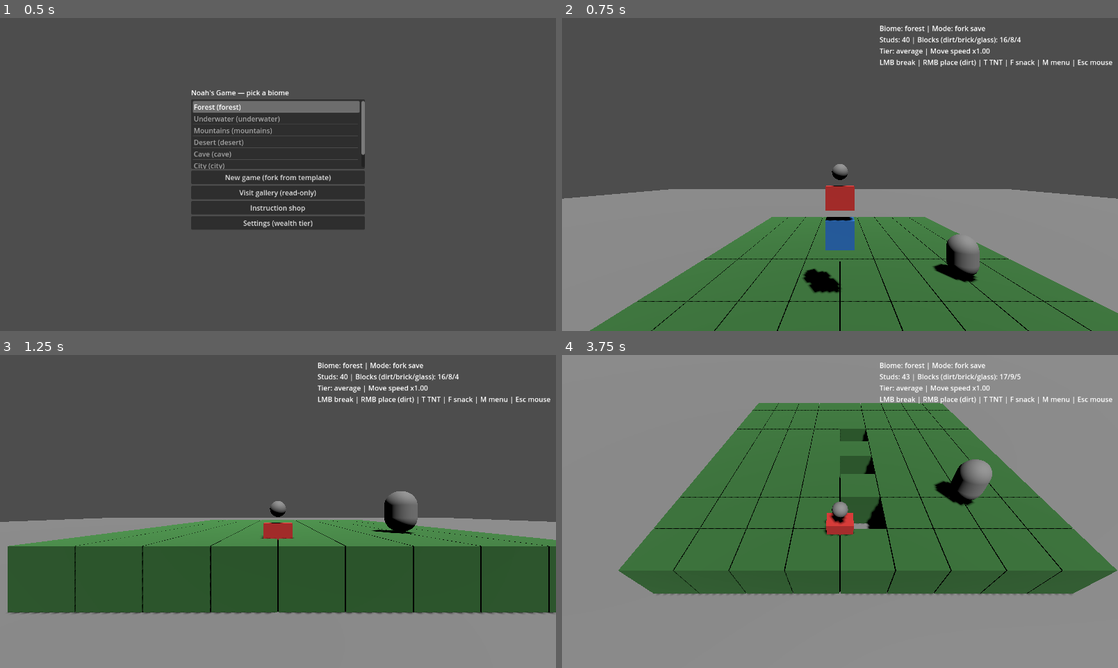
Above: before the commit, frames 1-4 (two rows, left to right).
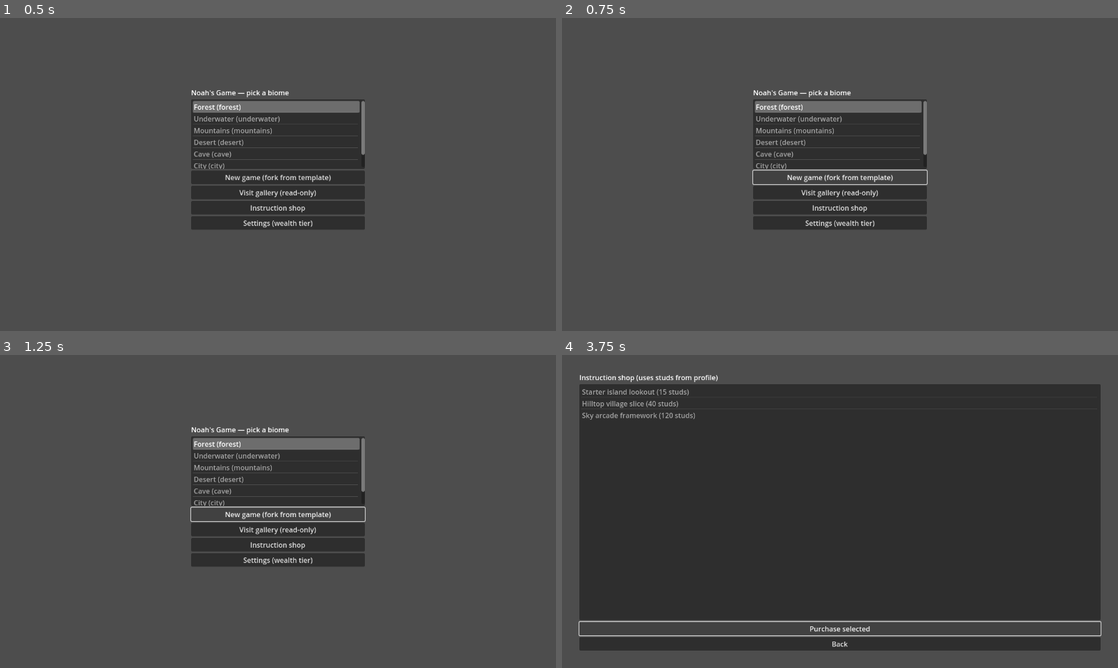
Above: after the commit, the same moments.

Repository: ridegoodwaves/noahs-game
Game: Godot game, scene res://scenes/ui/main_menu.tscn
The game is run twice, just before and just after one commit, with the same random seed, the same clock (stepped at 60 frames per second) and the same inputs.
Inputs (mouse positions are in pixels of both pictures, inside the frame that each line leads up to):
- Up to frame 1 (0.5 s): no input
- Up to frame 2 (0.75 s): click "New game (fork from template)" at 0.5 s
- Up to frame 3 (1.25 s): no input
- Up to frame 4 (3.75 s): click (840, 514) at 1.25 s, where only the run after the commit has a clickable "New game (fork from template)"; click (840, 530) at 2 s, where only the run after the commit has a clickable "Visit gallery (read-only)"; click (840, 545) at 2.75 s, where only the run after the commit has a clickable "Instruction shop"; click (840, 627) at 3.5 s, where only the run after the commit has a clickable "Purchase selected"

Frame 1 is identical in both runs. In frame 2, 53% of the frame differs, in the area x 0-100%, y 2-100%; in frame 3, 55%; in frame 4, 99%, in the area x 0-100%, y 0-100%.

Commit message:
feat(graphics): toy-brick mesh, layered lighting, and glass shader
Add procedural brick mesh with studs, per-block-type MultiMesh layers,
Environment resource with SSAO/glow on desktop, fill light, biome ambient
and underwater fog tuning via GraphicsConfig, and stylized glass shader
with correct transparency depth. Include web export smoke checklist.

Co-authored-by: ridegoodwaves <ridegoodwaves@users.noreply.github.com>

Diff:
--- a/project.godot
+++ b/project.godot
@@ -16,6 +16,7 @@
 SaveManager="*res://scripts/autoload/save_manager.gd"
 PlayerProfile="*res://scripts/autoload/player_profile.gd"
 GameFlow="*res://scripts/autoload/game_flow.gd"
+GraphicsConfig="*res://scripts/autoload/graphics_config.gd"
 
 [display]
 
--- /dev/null
+++ b/resources/environment/toy_diorama_env.tres
@@ -0,0 +1,16 @@
+[gd_resource type="Environment" format=3]
+
+[resource]
+background_mode = 1
+ambient_light_source = 2
+ambient_light_color = Color(0.78, 0.82, 0.9, 1)
+ambient_light_energy = 0.38
+tonemap_mode = 3
+tonemap_exposure = 1.05
+ss_reflections_enabled = false
+ssao_enabled = true
+ssao_radius = 1.2
+ssao_intensity = 2.0
+glow_enabled = true
+glow_intensity = 0.28
+glow_hdr_threshold = 0.85
--- /dev/null
+++ b/resources/shaders/stylized_glass.gdshader
@@ -0,0 +1,18 @@
+shader_type spatial;
+render_mode blend_mix, depth_draw_always, cull_back, diffuse_burley, specular_schlick_ggx;
+
+uniform vec4 base_color : source_color = vec4(0.55, 0.78, 0.92, 1.0);
+uniform float alpha : hint_range(0.0, 1.0) = 0.42;
+uniform float fresnel_power = 3.0;
+
+void fragment() {
+	vec3 N = normalize(NORMAL);
+	vec3 V = normalize(VIEW);
+	float fresnel = pow(clamp(1.0 - dot(N, V), 0.0, 1.0), fresnel_power);
+	vec3 col = base_color.rgb * (0.72 + 0.28 * fresnel);
+	ALBEDO = col;
+	ALPHA = alpha + fresnel * (1.0 - alpha) * 0.35;
+	ROUGHNESS = mix(0.18, 0.42, fresnel);
+	SPECULAR = 0.55;
+	METALLIC = 0.0;
+}
--- a/scenes/play_world.tscn
+++ b/scenes/play_world.tscn
@@ -1,7 +1,8 @@
-[gd_scene load_steps=6 format=3 uid="uid://play_world"]
+[gd_scene load_steps=8 format=3 uid="uid://play_world"]
 
 [ext_resource type="Script" path="res://scripts/play_world.gd" id="1"]
 [ext_resource type="PackedScene" path="res://scenes/player/player.tscn" id="2"]
+[ext_resource type="Environment" path="res://resources/environment/toy_diorama_env.tres" id="3_env"]
 
 [sub_resource type="PlaneMesh" id="PlaneMesh_g"]
 size = Vector2(80, 80)
@@ -20,9 +21,17 @@
 [node name="PlayWorld" type="Node3D"]
 script = ExtResource("1")
 
+[node name="WorldEnvironment" type="WorldEnvironment" parent="."]
+environment = ExtResource("3_env")
+
 [node name="Sun" type="DirectionalLight3D" parent="."]
 transform = Transform3D(0.866025, -0.433013, 0.25, 0, 0.5, 0.866025, -0.5, -0.75, 0.433013, 10, 18, 10)
 shadow_enabled = true
+
+[node name="FillLight" type="OmniLight3D" parent="."]
+transform = Transform3D(1, 0, 0, 0, 1, 0, 0, 0, 1, -10, 12, 8)
+color = Color(1, 0.94, 0.82)
+shadow_enabled = false
 
 [node name="Ground" type="StaticBody3D" parent="."]
 collision_layer = 1
--- /dev/null
+++ b/scripts/autoload/graphics_config.gd
@@ -0,0 +1,91 @@
+extends Node
+## Desktop vs Web rendering toggles.
+
+
+func is_web() -> bool:
+	return OS.get_name() == "Web"
+
+
+func tune_environment(env: Environment) -> void:
+	if env == null:
+		return
+	if is_web():
+		env.ssao_enabled = false
+		env.glow_enabled = false
+	else:
+		env.ssao_enabled = true
+		env.ssao_radius = 1.2
+		env.ssao_intensity = 2.0
+		env.glow_enabled = true
+		env.glow_intensity = 0.32
+		env.glow_hdr_threshold = 0.9
+
+
+func tune_directional_light(light: DirectionalLight3D) -> void:
+	if light == null:
+		return
+	if is_web():
+		light.shadow_opacity = 0.85
+		light.directional_shadow_mode = DirectionalLight3D.SHADOW_ORTHOGONAL
+	else:
+		light.shadow_enabled = true
+		light.light_energy = 1.15
+		light.shadow_blur = 1.2
+
+
+func tune_biome_ambient(env: Environment, biome: GameFlow.BiomeId) -> void:
+	if env == null:
+		return
+	var col := Color(0.78, 0.82, 0.9)
+	var energy := 0.38
+	match biome:
+		GameFlow.BiomeId.FOREST:
+			col = Color(0.72, 0.82, 0.68)
+			energy = 0.36
+		GameFlow.BiomeId.UNDERWATER:
+			col = Color(0.42, 0.62, 0.82)
+			energy = 0.52
+		GameFlow.BiomeId.MOUNTAINS:
+			col = Color(0.74, 0.78, 0.86)
+			energy = 0.36
+		GameFlow.BiomeId.DESERT:
+			col = Color(0.95, 0.88, 0.72)
+			energy = 0.45
+		GameFlow.BiomeId.CAVE:
+			col = Color(0.38, 0.36, 0.42)
+			energy = 0.26
+		GameFlow.BiomeId.CITY:
+			col = Color(0.78, 0.8, 0.88)
+			energy = 0.34
+		GameFlow.BiomeId.RURAL_TOWN:
+			col = Color(0.8, 0.82, 0.72)
+			energy = 0.37
+	env.ambient_light_color = col
+	env.ambient_light_energy = energy
+	if biome == GameFlow.BiomeId.UNDERWATER:
+		env.fog_enabled = true
+		env.fog_mode = Environment.FOG_MODE_EXPONENTIAL
+		env.fog_density = 0.022 if is_web() else 0.028
+		env.fog_light_color = Color(0.42, 0.62, 0.82)
+	else:
+		env.fog_enabled = false
+
+
+func tune_fill_light(light: OmniLight3D) -> void:
+	if light == null:
+		return
+	if is_web():
+		light.light_energy = 0.12
+		light.omni_range = 26.0
+	else:
+		light.light_energy = 0.22
+		light.omni_range = 42.0
+
+
+func tune_player_camera(cam: Camera3D) -> void:
+	if cam == null:
+		return
+	if is_web():
+		cam.fov = 58.0
+	else:
+		cam.fov = 52.0
--- a/scripts/play_world.gd
+++ b/scripts/play_world.gd
@@ -14,19 +14,30 @@
 @onready var _blocks_root: Node3D = $BlocksRoot
 @onready var _creature: Node3D = $TestCreature
 @onready var _hud: CanvasLayer = $HUD
-
-var _multimesh_instance: MultiMeshInstance3D
+@onready var _world_env: WorldEnvironment = $WorldEnvironment
+
+var _block_layers: Array[MultiMeshInstance3D] = []
 
 
 func _ready() -> void:
 	_biome = GameFlow.pending_biome
 	_gallery = GameFlow.gallery_mode
+	if _world_env and _world_env.environment:
+		GraphicsConfig.tune_environment(_world_env.environment)
+		GraphicsConfig.tune_biome_ambient(_world_env.environment, _biome)
+	var sun := get_node_or_null("Sun") as DirectionalLight3D
+	if sun:
+		GraphicsConfig.tune_directional_light(sun)
+	var fill := get_node_or_null("FillLight") as OmniLight3D
+	if fill:
+		GraphicsConfig.tune_fill_light(fill)
 	_load_world_state()
 	if _creature:
 		_creature.global_position = Vector3(3, 1, 3)
 		_creature.add_to_group("creature")
-	_setup_multimesh()
+	_setup_block_layers()
 	_player.global_position = _read_player_spawn()
+	_style_ground_plane()
 	_rebuild_blocks_visual()
 
 
@@ -76,47 +87,61 @@
 	return Vector3(0, 2, 4)
 
 
-func _setup_multimesh() -> void:
-	var cube := BoxMesh.new()
-	cube.size = Vector3.ONE * BlockWorld.CELL_SIZE * 0.98
-	_multimesh_instance = MultiMeshInstance3D.new()
-	var mm := MultiMesh.new()
-	mm.transform_format = MultiMesh.TRANSFORM_3D
-	mm.mesh = cube
-	_multimesh_instance.multimesh = mm
-	_blocks_root.add_child(_multimesh_instance)
-
-
-func _biome_base_color() -> Color:
-	match _biome:
-		GameFlow.BiomeId.FOREST:
-			return Color(0.22, 0.46, 0.22)
-		GameFlow.BiomeId.UNDERWATER:
-			return Color(0.25, 0.55, 0.72)
-		GameFlow.BiomeId.MOUNTAINS:
-			return Color(0.55, 0.55, 0.58)
-		GameFlow.BiomeId.DESERT:
-			return Color(0.85, 0.72, 0.45)
-		GameFlow.BiomeId.CAVE:
-			return Color(0.35, 0.28, 0.22)
-		GameFlow.BiomeId.CITY:
-			return Color(0.45, 0.45, 0.48)
-		GameFlow.BiomeId.RURAL_TOWN:
-			return Color(0.55, 0.62, 0.42)
-	return Color(0.5, 0.5, 0.5)
+func _setup_block_layers() -> void:
+	var brick_mesh := BrickMeshBuilder.build_toy_brick(BlockWorld.CELL_SIZE)
+	var accent := BrickMaterials.biome_accent(_biome)
+	var mats: Array[Material] = [
+		BrickMaterials.make_opaque_dirt(accent),
+		BrickMaterials.make_opaque_brick(accent),
+		BrickMaterials.make_glass(accent),
+	]
+	_block_layers.clear()
+	for i in range(3):
+		var mmi := MultiMeshInstance3D.new()
+		var mm := MultiMesh.new()
+		mm.transform_format = MultiMesh.TRANSFORM_3D
+		mm.mesh = brick_mesh
+		mmi.multimesh = mm
+		mmi.material_override = mats[i]
+		mmi.cast_shadow = GeometryInstance3D.SHADOW_CASTING_SETTING_ON
+		mmi.name = "Blocks_%d" % i
+		_blocks_root.add_child(mmi)
+		_block_layers.append(mmi)
+
+
+func _style_ground_plane() -> void:
+	var ground_mi := get_node_or_null("Ground/MeshInstance3D") as MeshInstance3D
+	if ground_mi == null:
+		return
+	var accent := BrickMaterials.biome_accent(_biome)
+	var mat := StandardMaterial3D.new()
+	mat.albedo_color = Color(0.35, 0.42, 0.32).lerp(accent, 0.35)
+	mat.roughness = 0.88
+	mat.metallic = 0.0
+	ground_mi.material_override = mat
+
+
+func _block_type_bucket(block_type: int) -> int:
+	return clampi(block_type % 3, 0, 2)
 
 
 func _rebuild_blocks_visual() -> void:
 	var cells := block_world.all_cells()
-	var mm := _multimesh_instance.multimesh
-	mm.instance_count = cells.size()
+	var buckets: Array = [[], [], []]
 	for i in range(cells.size()):
 		var c: Vector3i = cells[i]
+		var t := block_world.get_block(c)
+		var b := _block_type_bucket(t)
 		var xf := Transform3D(Basis(), Vector3(c) + Vector3.ONE * 0.5 * BlockWorld.CELL_SIZE)
-		mm.set_instance_transform(i, xf)
-	var mat := StandardMaterial3D.new()
-	mat.albedo_color = _biome_base_color()
-	_multimesh_instance.material_override = mat
+		(buckets[b] as Array).append(xf)
+
+	for layer_idx in range(_block_layers.size()):
+		var mmi: MultiMeshInstance3D = _block_layers[layer_idx]
+		var mm := mmi.multimesh
+		var list: Array = buckets[layer_idx]
+		mm.instance_count = list.size()
+		for j in range(list.size()):
+			mm.set_instance_transform(j, list[j])
 
 
 func _process(delta: float) -> void:
@@ -206,6 +231,9 @@
 	tnt.mesh = mesh
 	var mat := StandardMaterial3D.new()
 	mat.albedo_color = Color(0.9, 0.35, 0.15)
+	mat.roughness = 0.45
+	mat.clearcoat_enabled = true
+	mat.clearcoat = 0.3
 	tnt.material_override = mat
 	tnt.global_position = Vector3(place_cell) + Vector3.ONE * 0.5
 	add_child(tnt)
--- a/scripts/player/player_controller.gd
+++ b/scripts/player/player_controller.gd
@@ -17,6 +17,7 @@
 func _ready() -> void:
 	add_to_group("player")
 	Input.mouse_mode = Input.MOUSE_MODE_CAPTURED
+	GraphicsConfig.tune_player_camera(_camera)
 
 
 func _unhandled_input(event: InputEvent) -> void:
--- /dev/null
+++ b/scripts/rendering/brick_materials.gd
@@ -0,0 +1,56 @@
+extends RefCounted
+class_name BrickMaterials
+## Plastic toy palette per logical block type (0 dirt, 1 brick, 2 glass).
+
+
+static func make_opaque_dirt(biome_accent: Color) -> StandardMaterial3D:
+	var m := StandardMaterial3D.new()
+	m.albedo_color = Color(0.52, 0.38, 0.22).lerp(biome_accent, 0.22)
+	m.roughness = 0.55
+	m.metallic = 0.0
+	m.specular = 0.55
+	m.clearcoat_enabled = true
+	m.clearcoat = 0.12
+	m.clearcoat_roughness = 0.35
+	return m
+
+
+static func make_opaque_brick(biome_accent: Color) -> StandardMaterial3D:
+	var m := StandardMaterial3D.new()
+	m.albedo_color = Color(0.82, 0.28, 0.22).lerp(biome_accent, 0.12)
+	m.roughness = 0.42
+	m.metallic = 0.0
+	m.specular = 0.65
+	m.clearcoat_enabled = true
+	m.clearcoat = 0.25
+	m.clearcoat_roughness = 0.28
+	return m
+
+
+static func make_glass(biome_accent: Color) -> ShaderMaterial:
+	var sh := load("res://resources/shaders/stylized_glass.gdshader") as Shader
+	var m := ShaderMaterial.new()
+	m.shader = sh
+	m.set_shader_parameter("base_color", Color(0.55, 0.78, 0.92, 1.0).lerp(biome_accent, 0.18))
+	m.set_shader_parameter("alpha", 0.42)
+	m.set_shader_parameter("fresnel_power", 3.2)
+	return m
+
+
+static func biome_accent(biome: GameFlow.BiomeId) -> Color:
+	match biome:
+		GameFlow.BiomeId.FOREST:
+			return Color(0.35, 0.62, 0.38)
+		GameFlow.BiomeId.UNDERWATER:
+			return Color(0.28, 0.55, 0.72)
+		GameFlow.BiomeId.MOUNTAINS:
+			return Color(0.62, 0.65, 0.72)
+		GameFlow.BiomeId.DESERT:
+			return Color(0.92, 0.72, 0.42)
+		GameFlow.BiomeId.CAVE:
+			return Color(0.48, 0.38, 0.32)
+		GameFlow.BiomeId.CITY:
+			return Color(0.55, 0.58, 0.68)
+		GameFlow.BiomeId.RURAL_TOWN:
+			return Color(0.42, 0.58, 0.38)
+	return Color(0.55, 0.58, 0.62)
--- /dev/null
+++ b/scripts/rendering/brick_mesh_builder.gd
@@ -0,0 +1,35 @@
+extends RefCounted
+class_name BrickMeshBuilder
+## Procedural toy brick: beveled box + four studs for MultiMesh (single draw mesh).
+
+
+static func build_toy_brick(cell_scale: float = 1.0) -> ArrayMesh:
+	var body := BoxMesh.new()
+	var s := cell_scale * 0.90
+	body.size = Vector3(s, s, s)
+
+	var stud := CylinderMesh.new()
+	stud.top_radius = cell_scale * 0.14
+	stud.bottom_radius = cell_scale * 0.14
+	stud.height = cell_scale * 0.12
+	stud.radial_segments = 12
+
+	var st := SurfaceTool.new()
+	st.begin(Mesh.PRIMITIVE_TRIANGLES)
+	st.append_from(body, 0, Transform3D.IDENTITY)
+
+	var half := s * 0.5
+	var y_stud := half + stud.height * 0.5
+	var off := cell_scale * 0.28
+	var positions := [
+		Vector3(-off, y_stud, -off),
+		Vector3(off, y_stud, -off),
+		Vector3(-off, y_stud, off),
+		Vector3(off, y_stud, off),
+	]
+	for p in positions:
+		st.append_from(stud, 0, Transform3D(Basis(), p))
+
+	st.generate_normals()
+	st.generate_tangents()
+	return st.commit()
Not shown, added: docs/verification/graphics-web-smoke.md
